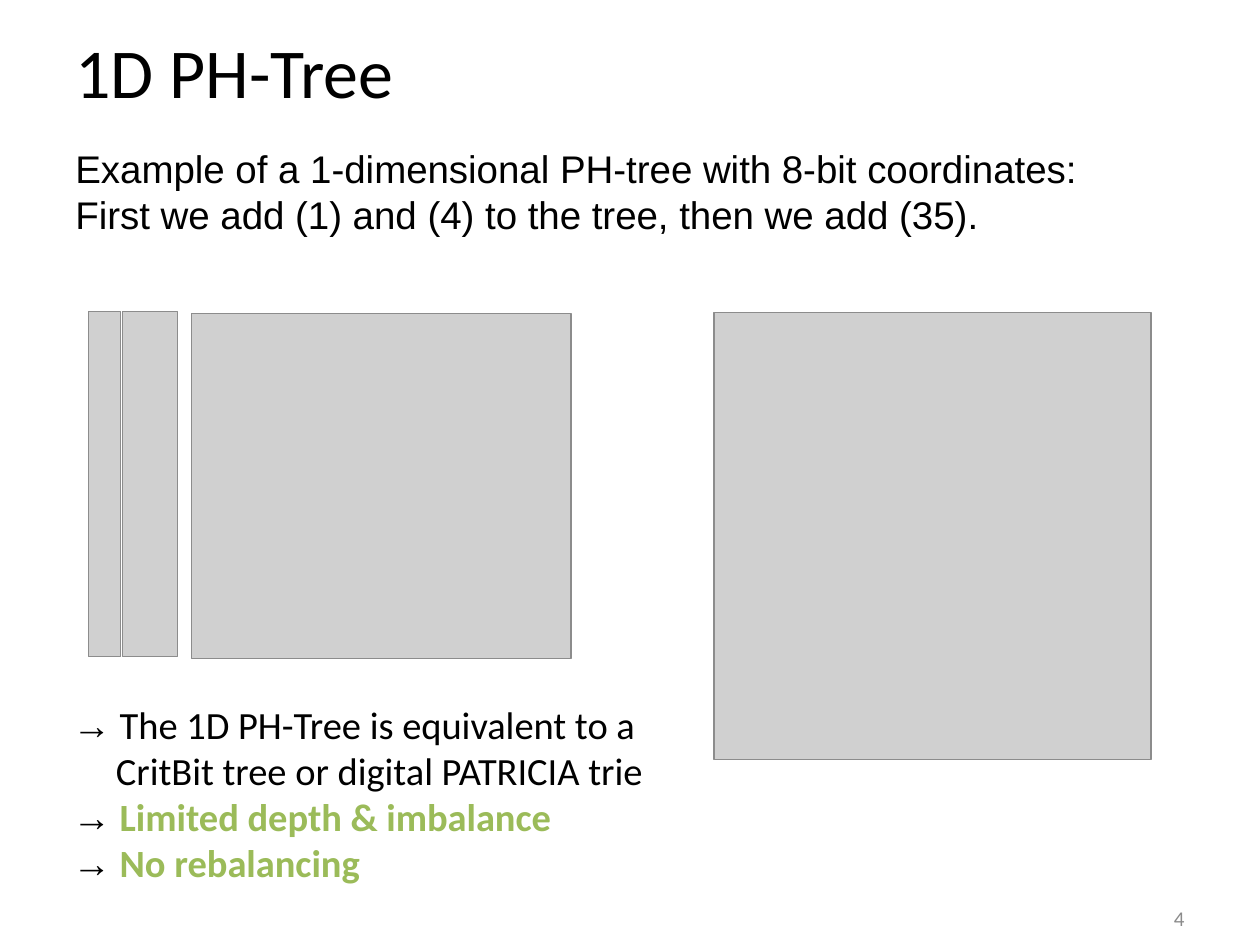
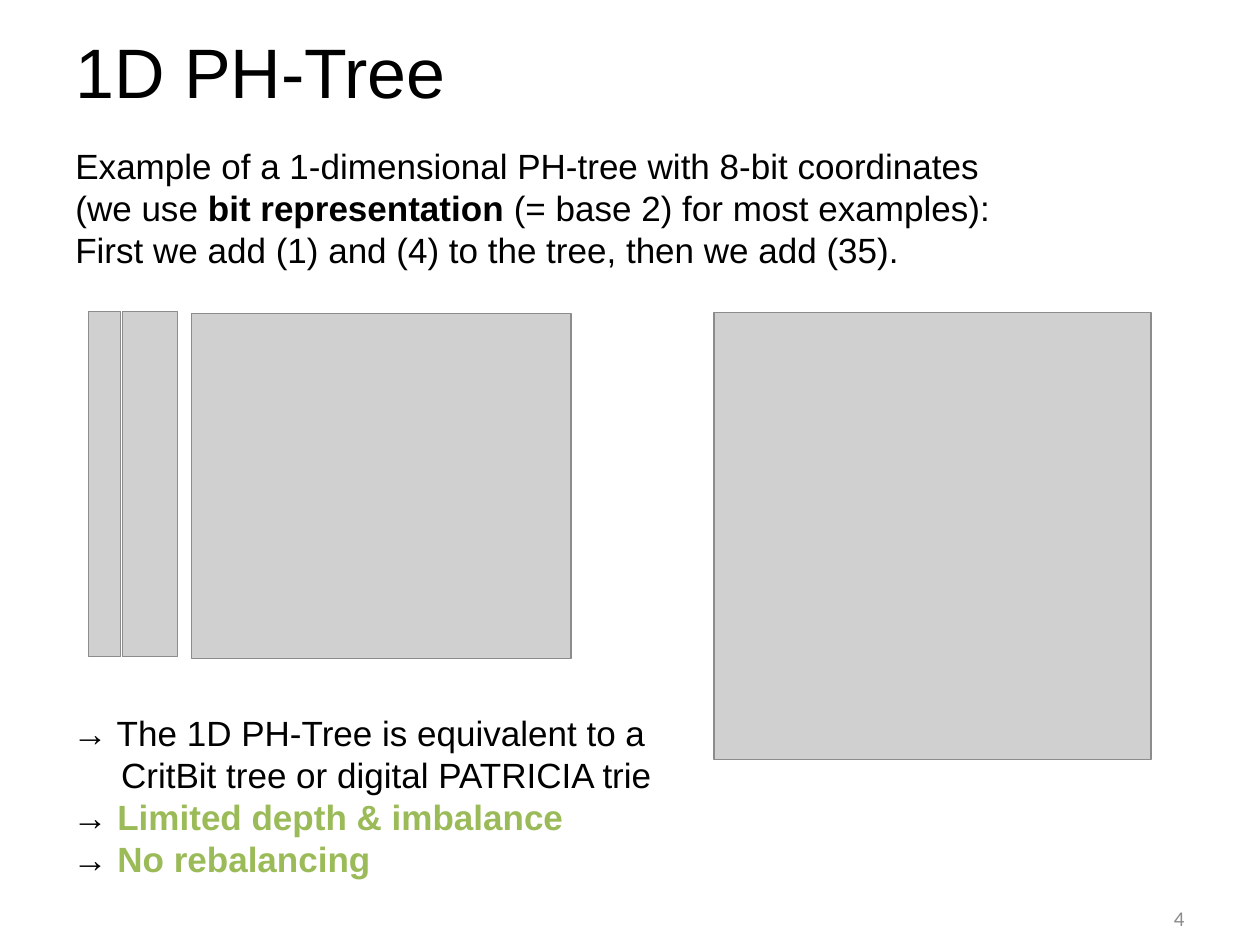
Before and after one commit to tzaeschke/phtree-site, a slide deck: slide 4 of originals/PH-tree-presentation-2018.odp. Drawn at 1260x945 pixels with LibreOffice and Linux fonts; fonts in the diff are those of the drawing; grey boxes stand for pictures. Boxes give left, top, right and bottom in pixels: in the first picture for what was removed or moved away, otherwise in the second. Text is boxed around its words. In the diff, an @@ line names an element or a change of style, - is before the commit and + after.

Commit message:
presentation

```diff
--- a/originals/PH-tree-presentation-2018.odp
+++ b/originals/PH-tree-presentation-2018.odp
@@ text "1D PH-Tree" at (75,50,446,99): font Calibri to Arial @@
@@ text at (75,153,989,228): text changed; size 22 to 20 pt @@
-Example of a 1-dimensional PH-tree with 8-bit coordinates:
+Example of a 1-dimensional PH-tree with 8-bit coordinates
+(we use bit representation (= base 2) for most examples):
@@ text at (75,237,899,270): size 22 to 20 pt in "First we add (1) and (4) to ..." @@
@@ text "→ The 1D PH-Tree is ..." at (117,720,652,878): size 22 to 20 pt, font Calibri to Arial @@
```
Also in this commit, not shown: 3 other slides changed, 2 slides added, 1 other file.
